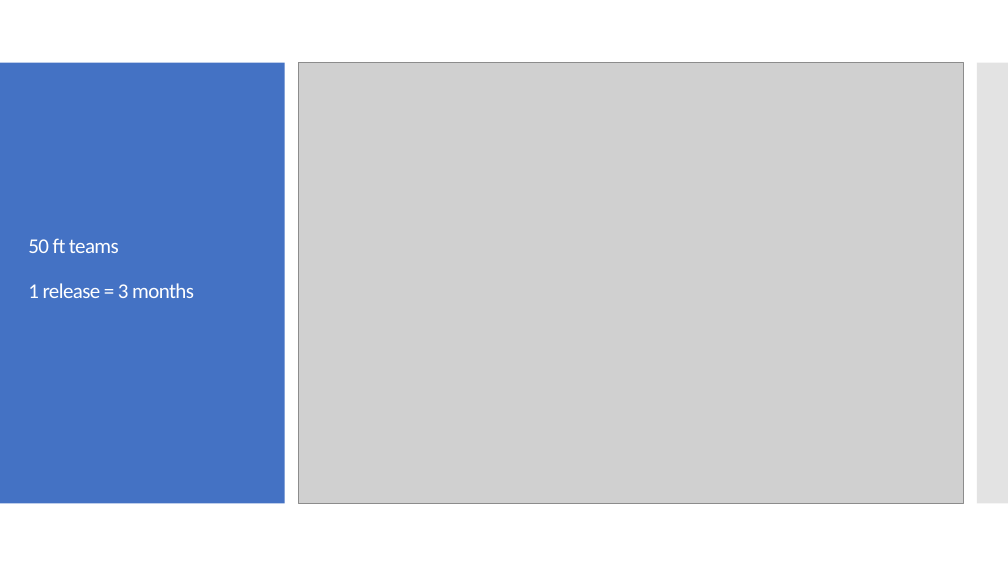
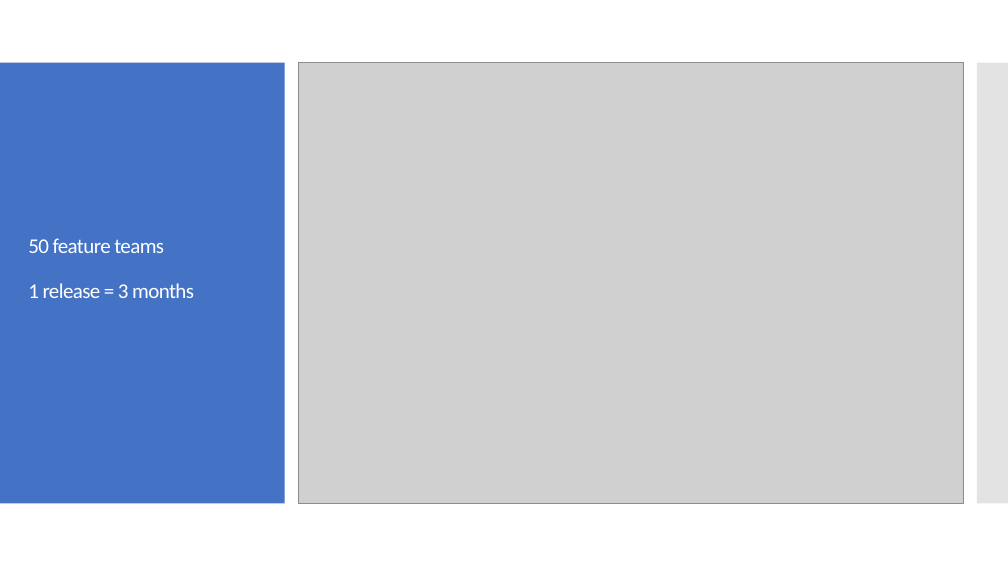
Before and after one commit to milodotnet/bootcamp, a slide deck: slide 19 of Bootcamp-ContinuousDelivery.pptx (slide 20 before the commit). Drawn at 1008x567 pixels with LibreOffice and Linux fonts; fonts in the diff are those of the drawing; grey boxes stand for pictures. Boxes give left, top, right and bottom in pixels: in the first picture for what was removed or moved away, otherwise in the second. Text is boxed around its words. In the diff, an @@ line names an element or a change of style, - is before the commit and + after.

```diff
--- a/Bootcamp-ContinuousDelivery.pptx
+++ b/Bootcamp-ContinuousDelivery.pptx
@@ text at [28,238,164,253]: text changed @@
-50 ft teams
+50 feature teams
```
Also in this commit, not shown: 5 other slides changed, 1 slide removed.
